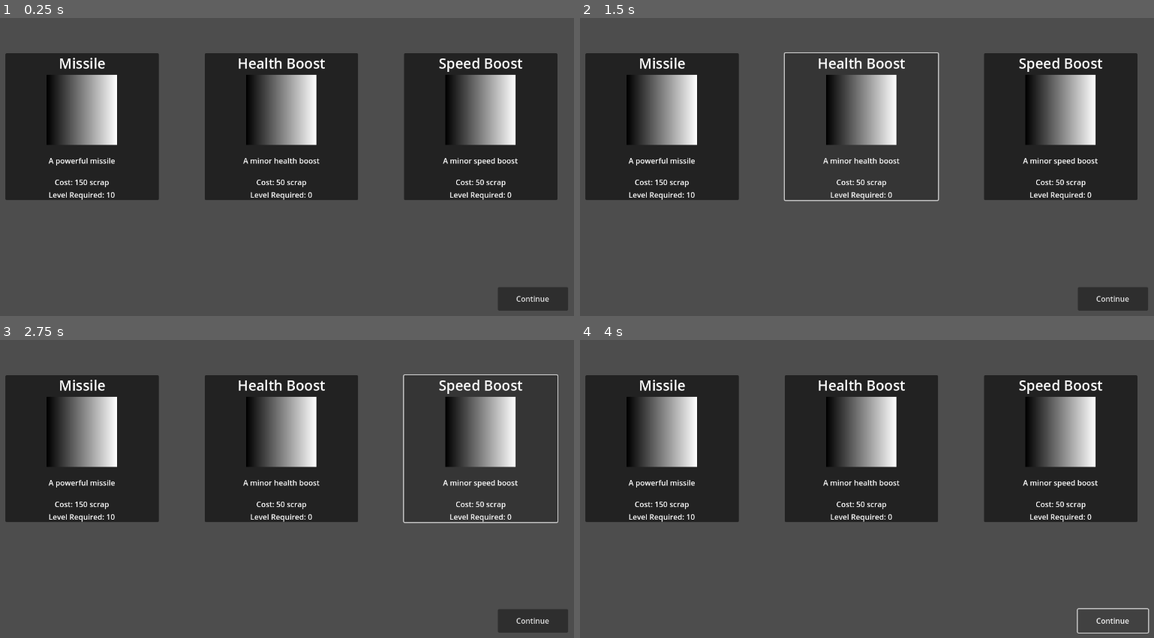
Above: before the commit, frames 1-4 (two rows, left to right).
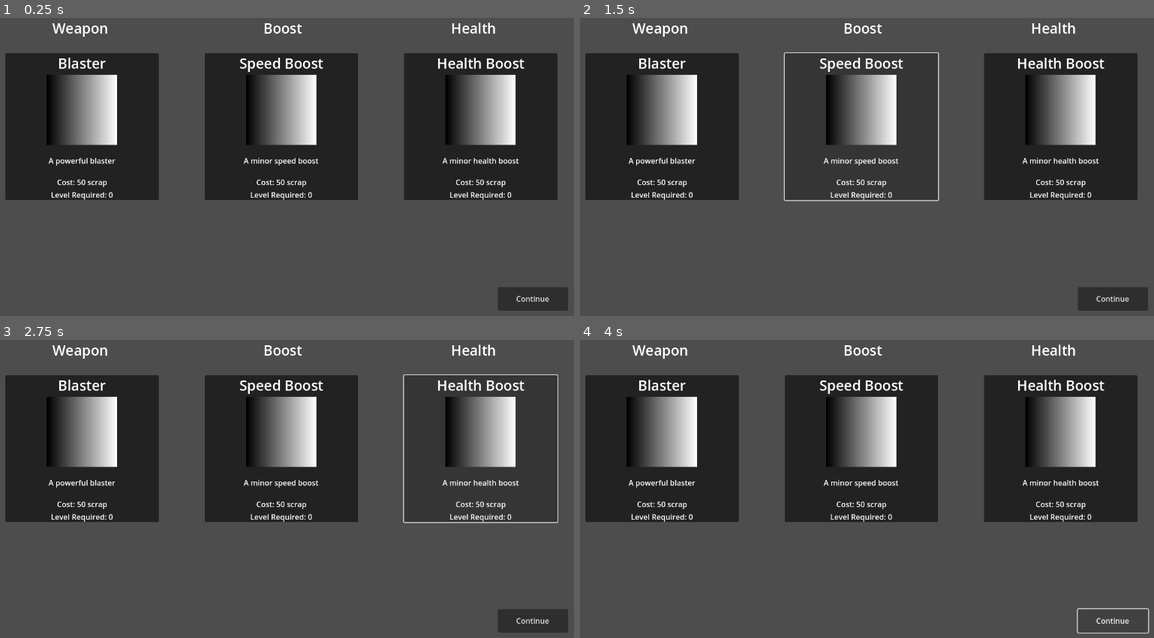
Above: after the commit, the same moments.

Repository: WilliamAalund/TAGD-Game-Jam-Fall-2024
Game: Godot game, scene res://Code/Tests/ShopTest.tscn
The game is run twice, just before and just after one commit, with the same random seed, the same clock (stepped at 60 frames per second) and the same inputs. This scene is started directly instead of the project's main scene.
Inputs (mouse positions are in pixels of both pictures, inside the frame that each line leads up to):
- Up to frame 1 (0.25 s): no input
- Up to frame 2 (1.5 s): click (660, 125) at 0.5 s; click (861, 125) at 1.25 s
- Up to frame 3 (2.75 s): click (482, 447) at 2 s
- Up to frame 4 (4 s): click "Continue" at 2.75 s; click "Continue" at 3.5 s

The runs differ from the first frame. In frame 1, 1.9% of the frame differs, in the area x 8-92%, y 1-62%; in frame 2, 1.9%; in frame 3, 1.9%; in frame 4, 1.9%.

Commit message:
updated the shop for each button to show only certain types

Diff:
--- a/Game/Code/Scripts/TestScripts/ShopTest.gd
+++ b/Game/Code/Scripts/TestScripts/ShopTest.gd
@@ -2,33 +2,38 @@
 # Load the dictionary script
 var item_data = preload("res://Code/Scripts/TestScripts/ItemDict.gd").new()
 
-
+var target_types = ["Weapon", "Boost", "Health"]  # Adjust as needed
 
 
 # Function to select random items ensuring they are from different types
 var selected_items = []
+# Function to select random items ensuring each button displays a specific type
 func select_random_items():
-	var used_types = []
+	selected_items.clear()
 
-#CHANGE IF STATEMENT IN WHILE LOOP TO TRY CATCH
-	while selected_items.size() < 3:
-		var item_names = item_data.Items.keys()
-		var random_item_name = item_names[randi() % item_names.size()]
-		var random_item = item_data.Items[random_item_name]
+	# For each target type, select a random item of that type
+	for target_type in target_types:
+		var items_of_type = []
 
-		#Check if the item type has already been selected
-		if random_item.type not in used_types:
+		# Collect all items that match the current target type
+		for item_name in item_data.Items.keys():
+			var item = item_data.Items[item_name]
+			if item.type == target_type:
+				items_of_type.append(item_name)
+
+		# Select a random item from the items of this type (if any exist)
+		if items_of_type.size() > 0:
+			var random_item_name = items_of_type[randi() % items_of_type.size()]
 			selected_items.append(random_item_name)
-			used_types.append(random_item.type)  # Keep track of used types
 
 
 func update_ui():
 	if selected_items.size() < 3:
 		return
 
-	update_ui_box(get_node("ItemButton1"), selected_items[0])
-	update_ui_box(get_node("ItemButton2"), selected_items[1])
-	update_ui_box(get_node("ItemButton3"), selected_items[2])
+	update_ui_box(get_node("ItemButton1"), selected_items[0]) #Weapon
+	update_ui_box(get_node("ItemButton2"), selected_items[1]) #Boost
+	update_ui_box(get_node("ItemButton3"), selected_items[2]) #Health
 
 
 func update_ui_box(ui_box, item_name):
--- a/Game/Code/Tests/ShopTest.tscn
+++ b/Game/Code/Tests/ShopTest.tscn
@@ -48,6 +48,34 @@
 grow_vertical = 0
 text = "Continue"
 
+[node name="Weapon Label" type="Label" parent="."]
+layout_mode = 1
+offset_left = 150.0
+offset_top = 125.0
+offset_right = 269.0
+offset_bottom = 167.0
+theme_override_font_sizes/font_size = 30
+text = "Weapon"
+
+[node name="BoostLabel" type="Label" parent="."]
+layout_mode = 1
+offset_left = 600.0
+offset_top = 125.0
+offset_right = 719.0
+offset_bottom = 167.0
+theme_override_font_sizes/font_size = 30
+text = "Boost"
+
+[node name="HealthLabel" type="Label" parent="."]
+layout_mode = 1
+offset_left = 1000.0
+offset_top = 125.0
+offset_right = 1119.0
+offset_bottom = 167.0
+theme_override_font_sizes/font_size = 30
+text = "Health
+"
+
 [connection signal="pressed" from="ItemButton1" to="." method="_on_item_button_pressed"]
 [connection signal="pressed" from="ItemButton2" to="." method="_on_item_button_pressed"]
 [connection signal="pressed" from="ItemButton3" to="." method="_on_item_button_pressed"]
